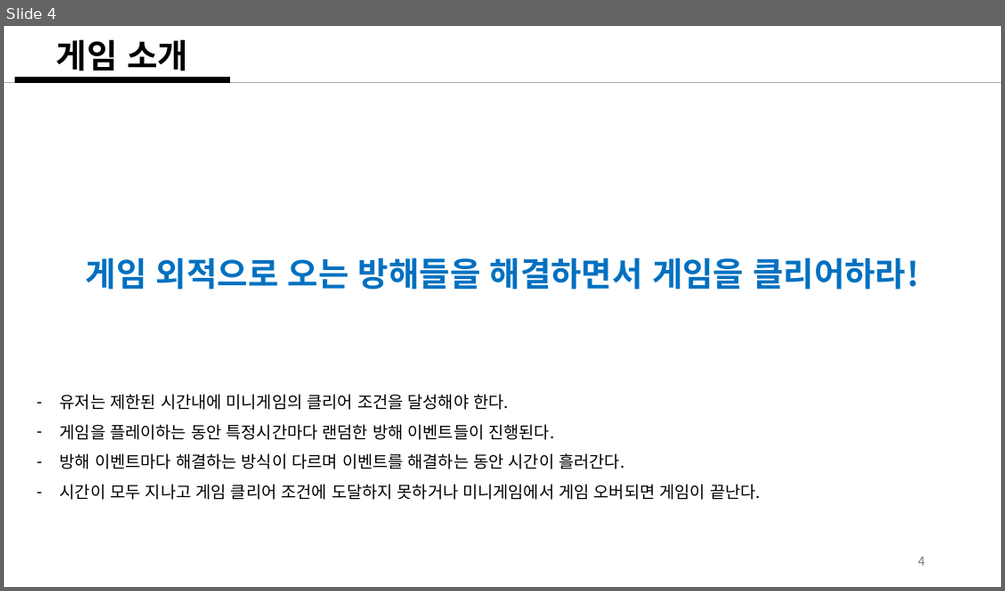
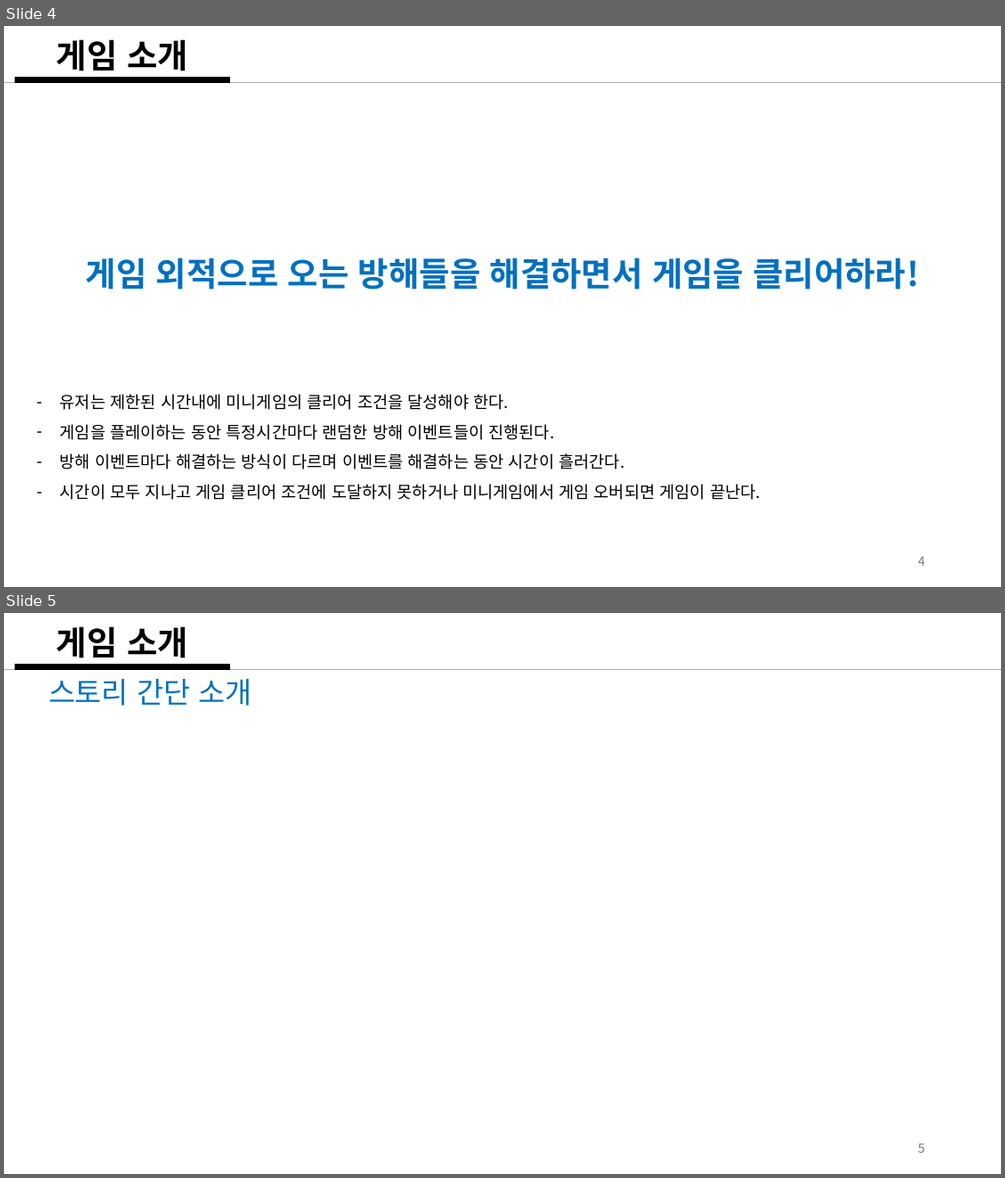
Before and after one commit to weariness00/Mandle_10Minute_Game, a slide deck: document/Please Leave me alone!.pptx. Shown one above the other, each under a label of ours: slide 4 before the commit, slides 4 and 5 after it. The pictures are 1005x591 and 1005x1178 pixels, drawn with LibreOffice and Linux fonts; fonts in the diff are those of the drawing. Boxes give left, top, right and bottom in pixels: in the first picture for what was removed or moved away, otherwise in the second. Text is boxed around its words. In the diff, an @@ line names an element or a change of style, - is before the commit and + after.

```diff
--- a/document/Please Leave me alone!.pptx
+++ b/document/Please Leave me alone!.pptx
@@ slide 5 added at bbox=[4, 613, 1001, 1174], background #FFFFFF @@
@@ title added at bbox=[57, 626, 188, 658], 32 pt, text #000000, bold @@
+게임 소개
@@ line added from (4, 670) to (1001, 670), #AEAEAE 1.5 pt @@
@@ line added from (15, 666) to (231, 666), #000000 6 pt @@
@@ text added at bbox=[48, 679, 251, 706], 28 pt, text #0070C0 @@
+스토리 간단 소개
@@ page number added at bbox=[918, 1143, 925, 1152], 12 pt, text #797979 @@
+5
```
Also in this commit, not shown: 3 other files.
